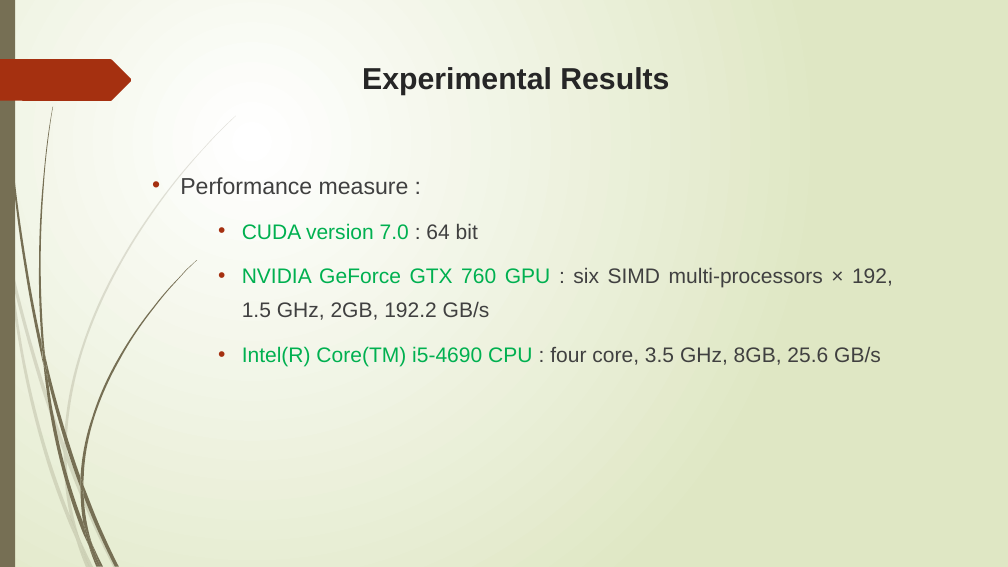
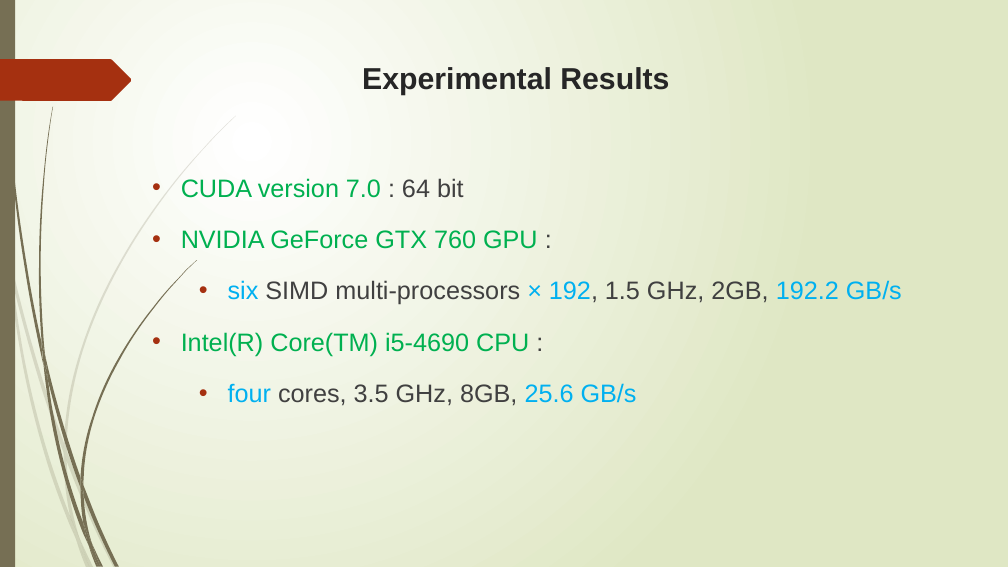
Before and after one commit to trungvdhp/master-ntou, a slide deck: slide 29 of ImageProcessing/Speeding up GFKM.pptx (slide 25 before the commit). Drawn at 1008x567 pixels with LibreOffice and Linux fonts; fonts in the diff are those of the drawing. Boxes give left, top, right and bottom in pixels: in the first picture for what was removed or moved away, otherwise in the second. Text is boxed around its words. In the diff, an @@ line names an element or a change of style, - is before the commit and + after.

```diff
--- a/ImageProcessing/Speeding up GFKM.pptx
+++ b/ImageProcessing/Speeding up GFKM.pptx
@@ text at [180,177,409,194]: paragraph removed @@
-• Performance measure :
@@ text at [181,178,464,198]: size 20 to 24 pt in "CUDA version 7.0 : 64 bit"; indent changed @@
@@ text at [181,230,902,406]: text changed; size 20 to 24 pt @@
-  • NVIDIA GeForce GTX 760 GPU : six SIMD multi-processors × 192, 1.5 GHz, 2GB, 192.2 GB/s
-  • Intel(R) Core(TM) i5-4690 CPU : four core, 3.5 GHz, 8GB, 25.6 GB/s
+  • NVIDIA GeForce GTX 760 GPU :
+    • six SIMD multi-processors × 192, 1.5 GHz, 2GB, 192.2 GB/s
+  • Intel(R) Core(TM) i5-4690 CPU :
+    • four cores, 3.5 GHz, 8GB, 25.6 GB/s
```
Also in this commit, not shown: 19 other slides changed, 5 slides added, 1 slide removed.
